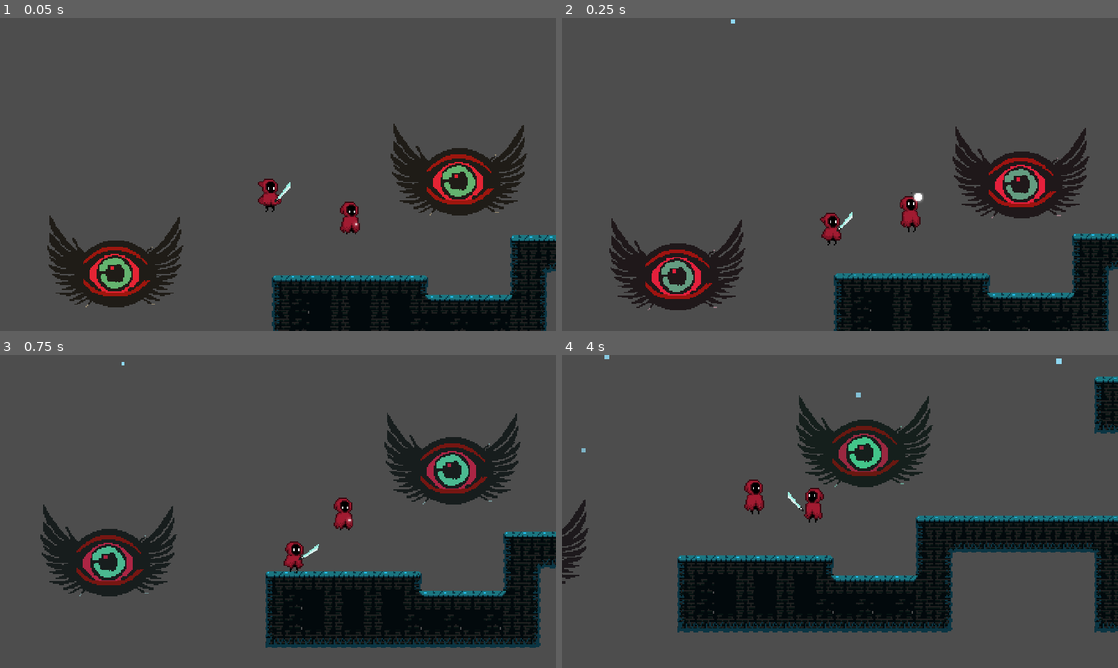
Above: before the commit, frames 1-4 (two rows, left to right).
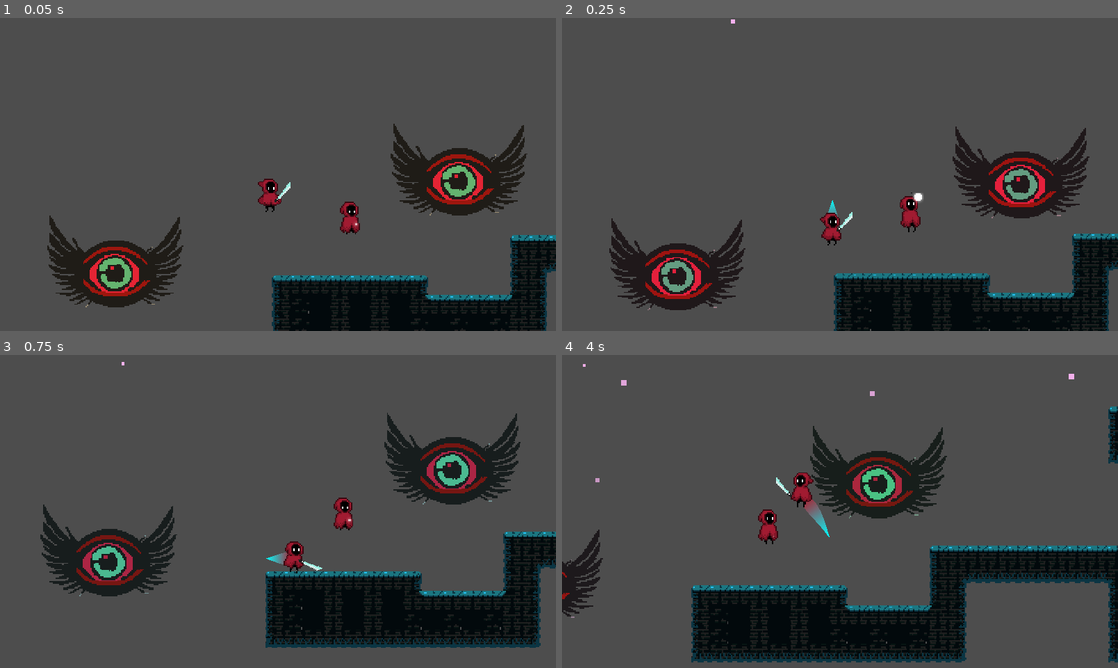
Above: after the commit, the same moments.

Repository: Driannn/AcerolaJam0
Game: Godot game, scene res://Scenes/Main scene/main_scene.tscn
Same seed, same stepped clock (60 frames per second), same inputs: the game is played once before the commit and once after it.
Inputs (mouse positions are in pixels of both pictures, inside the frame that each line leads up to):
- Up to frame 1 (0.05 s): no input
- Up to frame 2 (0.25 s): no input
- Up to frame 3 (0.75 s): tap Enter (ui_accept) at 0.5 s; move the mouse to (400, 495) at 0.52 s; hold D (move_right) from 0.53 s (still down); tap X (attack, bound only after the commit) at 0.6 s; click (400, 495) at 0.67 s
- Up to frame 4 (4 s): tap Space (jump) at 0.77, 1.52, 3.02, 3.77 s; move the mouse to (728, 527) at 1.27 s; release D (move_right) at 1.28 s; hold S 1.28-2.03 s; tap Z (attack, bound only before the commit) at 1.35, 3.6 s; click (728, 527) at 1.42 s; move the mouse to (895, 442) at 2.02 s; hold D (move_right) 2.03-2.78 s; hold F 2.03-2.78 s; click (895, 442) at 2.17 s; move the mouse to (812, 574) at 2.77 s; hold W 2.78-3.53 s; tap X (attack, bound only after the commit) at 2.85 s; click (812, 574) at 2.92 s; move the mouse to (1006, 558) at 3.52 s; hold A (move_left) from 3.53 s (still down); click (1006, 558) at 3.67 s

Frame 1 is identical in both runs. In frame 2, less than 0.1% of the frame differs, in the area x 30-50%, y 0-64%; in frame 3, 0.2%; in frame 4, 30%, in the area x 0-100%, y 0-99%.

Commit message:
character trail added

Diff:
--- a/Scenes/Main scene/main_scene.tscn
+++ b/Scenes/Main scene/main_scene.tscn
@@ -88,7 +88,7 @@
 lifetime = 15.0
 speed_scale = 1.05
 emission_rect_extents = Vector2(512, 1)
-color = Color(0.560784, 0.85098, 0.952941, 1)
+color = Color(0.964706, 0.698039, 0.933333, 1)
 
 [node name="PhantomCamera2D2" type="Node2D" parent="Cameras"]
 position = Vector2(128, 168)
--- /dev/null
+++ b/Scenes/Player/ObjectTrail.gd
@@ -0,0 +1,5 @@
+extends MyTrails
+
+
+func _get_position():
+	return get_parent(). position + position_offset
--- a/Scenes/Player/my_player.tscn
+++ b/Scenes/Player/my_player.tscn
@@ -1,9 +1,10 @@
-[gd_scene load_steps=12 format=3 uid="uid://bubsfc3tvkdsb"]
+[gd_scene load_steps=15 format=3 uid="uid://bubsfc3tvkdsb"]
 
 [ext_resource type="Texture2D" uid="uid://clh5e1uwbbtv0" path="res://Assets/Character/AnimationSheet_Character_byPenzilla.png" id="1_8w7mu"]
 [ext_resource type="Script" path="res://Scenes/Player/my_player.gd" id="1_ggs3h"]
 [ext_resource type="Script" path="res://addons/phantom_camera/scripts/phantom_camera_host/phantom_camera_host.gd" id="3_a8wne"]
 [ext_resource type="PackedScene" uid="uid://3rebuh30qoem" path="res://Scenes/Items/weapon_sword.tscn" id="4_kf80v"]
+[ext_resource type="Script" path="res://Scenes/Player/ObjectTrail.gd" id="5_p5b07"]
 
 [sub_resource type="CapsuleShape2D" id="CapsuleShape2D_flhek"]
 radius = 5.0
@@ -111,6 +112,15 @@
 "run": SubResource("Animation_6y8ty")
 }
 
+[sub_resource type="Curve" id="Curve_ux24t"]
+_data = [Vector2(0, 0), 0.0, 0.0, 0, 0, Vector2(0.260073, 1), -0.144239, -0.144239, 0, 0, Vector2(1, 0.05), -1.2399, 0.0, 0, 0]
+point_count = 3
+metadata/_snap_enabled = true
+metadata/_snap_count = 20
+
+[sub_resource type="Gradient" id="Gradient_l3qge"]
+colors = PackedColorArray(0.741176, 0.027451, 0.0980392, 1, 0, 1, 1, 1)
+
 [node name="MyPlayer" type="CharacterBody2D"]
 script = ExtResource("1_ggs3h")
 h_speed = 150.0
@@ -146,3 +156,13 @@
 [node name="WeaponSword" parent="." instance=ExtResource("4_kf80v")]
 unique_name_in_owner = true
 position = Vector2(-2, -19)
+
+[node name="MyTrails" type="Line2D" parent="."]
+show_behind_parent = true
+top_level = true
+z_index = -1
+width_curve = SubResource("Curve_ux24t")
+gradient = SubResource("Gradient_l3qge")
+script = ExtResource("5_p5b07")
+max_lenght = 12
+position_offset = Vector2(0, -12)
--- /dev/null
+++ b/Scenes/VFX/trail.tscn
@@ -0,0 +1,16 @@
+[gd_scene load_steps=4 format=3 uid="uid://hwklcsynp652"]
+
+[ext_resource type="Script" path="res://Trail.gd" id="1_nnggr"]
+
+[sub_resource type="Curve" id="Curve_yfsmf"]
+_data = [Vector2(0, 1), 0.0, 0.0, 0, 0, Vector2(1, 0), 0.0, 0.0, 0, 0]
+point_count = 2
+
+[sub_resource type="Gradient" id="Gradient_fuooo"]
+colors = PackedColorArray(0.741176, 0.027451, 0.0980392, 1, 0, 1, 1, 1)
+
+[node name="Trail" type="Line2D"]
+width = 20.0
+width_curve = SubResource("Curve_yfsmf")
+gradient = SubResource("Gradient_fuooo")
+script = ExtResource("1_nnggr")
--- /dev/null
+++ b/Trail.gd
@@ -0,0 +1,32 @@
+extends Line2D
+class_name MyTrails
+#tutorial
+#https://www.youtube.com/watch?v=y8bi0_Fggn0
+
+##Store Trail points
+var queue : Array
+##Max lenght of the trail/queue
+@export var max_lenght : int = 10
+@export var position_offset : Vector2
+
+func _process(_delta):
+	#Testing, store mouse pos in a variable
+	var pos = _get_position()
+
+	#push each point in front of the queue
+	queue.push_front(pos)
+
+	#Remove points from the end when it reach its limit
+	if queue.size() > max_lenght:
+		queue.pop_back()
+
+	#Clear all the points
+	clear_points()
+
+	#Draw the only points in the queue
+	for point in queue:
+		add_point(point)
+
+func _get_position():
+	return get_global_mouse_position() + position_offset
+#get_parent().position
--- a/project.godot
+++ b/project.godot
@@ -25,6 +25,7 @@
 window/size/window_width_override=1280
 window/size/window_height_override=720
 window/stretch/mode="canvas_items"
+window/size/always_on_top.editor=true
 
 [editor_plugins]
 
@@ -81,12 +82,12 @@
 "events": [Object(InputEventKey,"resource_local_to_scene":false,"resource_name":"","device":-1,"window_id":0,"alt_pressed":false,"shift_pressed":false,"ctrl_pressed":false,"meta_pressed":false,"pressed":false,"keycode":0,"physical_keycode":32,"key_label":0,"unicode":32,"echo":false,"script":null)
 , Object(InputEventKey,"resource_local_to_scene":false,"resource_name":"","device":-1,"window_id":0,"alt_pressed":false,"shift_pressed":false,"ctrl_pressed":false,"meta_pressed":false,"pressed":false,"keycode":0,"physical_keycode":87,"key_label":0,"unicode":119,"echo":false,"script":null)
 , Object(InputEventKey,"resource_local_to_scene":false,"resource_name":"","device":-1,"window_id":0,"alt_pressed":false,"shift_pressed":false,"ctrl_pressed":false,"meta_pressed":false,"pressed":false,"keycode":0,"physical_keycode":4194320,"key_label":0,"unicode":0,"echo":false,"script":null)
+, Object(InputEventKey,"resource_local_to_scene":false,"resource_name":"","device":-1,"window_id":0,"alt_pressed":false,"shift_pressed":false,"ctrl_pressed":false,"meta_pressed":false,"pressed":false,"keycode":0,"physical_keycode":90,"key_label":0,"unicode":122,"echo":false,"script":null)
 ]
 }
 attack={
 "deadzone": 0.5,
-"events": [Object(InputEventKey,"resource_local_to_scene":false,"resource_name":"","device":-1,"window_id":0,"alt_pressed":false,"shift_pressed":false,"ctrl_pressed":false,"meta_pressed":false,"pressed":false,"keycode":0,"physical_keycode":90,"key_label":0,"unicode":122,"echo":false,"script":null)
-, Object(InputEventMouseButton,"resource_local_to_scene":false,"resource_name":"","device":-1,"window_id":0,"alt_pressed":false,"shift_pressed":false,"ctrl_pressed":false,"meta_pressed":false,"button_mask":0,"position":Vector2(0, 0),"global_position":Vector2(0, 0),"factor":1.0,"button_index":1,"canceled":false,"pressed":false,"double_click":false,"script":null)
+"events": [Object(InputEventKey,"resource_local_to_scene":false,"resource_name":"","device":-1,"window_id":0,"alt_pressed":false,"shift_pressed":false,"ctrl_pressed":false,"meta_pressed":false,"pressed":false,"keycode":0,"physical_keycode":88,"key_label":0,"unicode":120,"echo":false,"script":null)
 ]
 }
 
